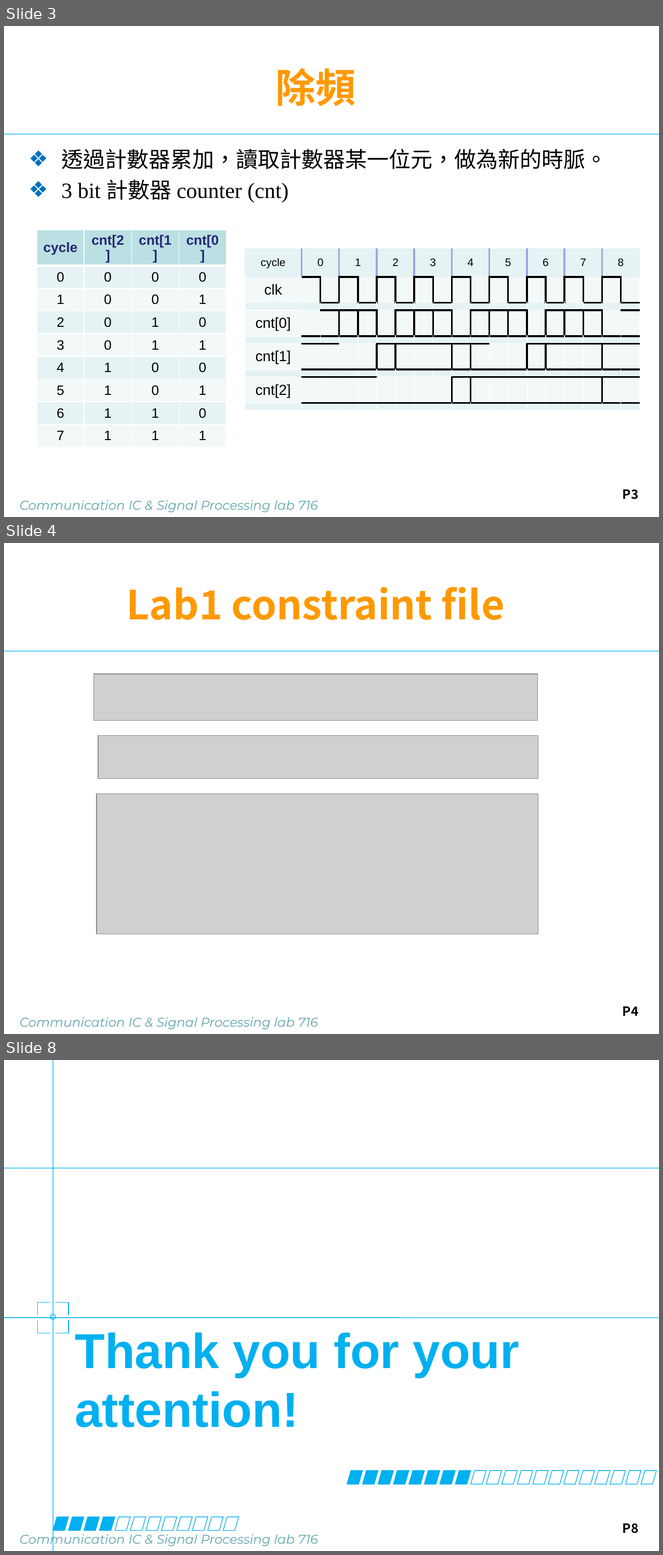
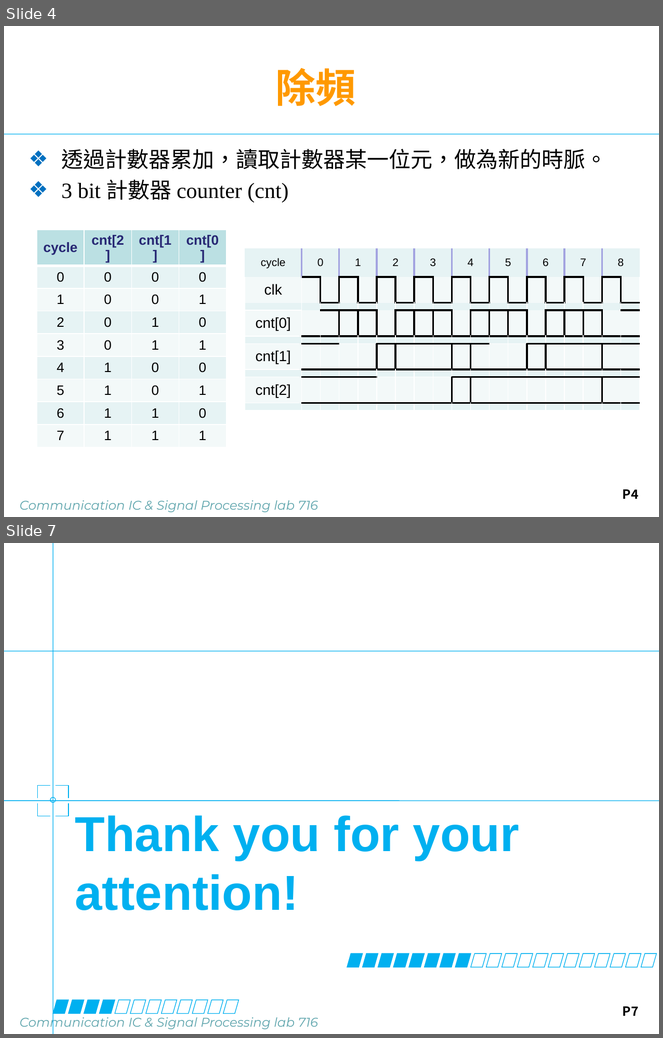
Before and after one commit to putoze/FPGA, a slide deck: lab1/lab1_e/Lab1_Flash_LED.pptx. Shown one above the other, each under a label of ours: slides 3, 4 and 8 before the commit, slides 4 and 7 after it; the slides between them are not shown. The pictures are 663x1555 and 663x1038 pixels, drawn with LibreOffice and Linux fonts; fonts in the diff are those of the drawing; grey boxes stand for pictures; background and template pictures are left out. Boxes give left, top, right and bottom in pixels: in the first picture for what was removed or moved away, otherwise in the second. Text is boxed around its words. In the diff, an @@ line names an element or a change of style, - is before the commit and + after.

```diff
--- a/lab1/lab1_e/Lab1_Flash_LED.pptx
+++ b/lab1/lab1_e/Lab1_Flash_LED.pptx
@@ slide 4 removed at [4, 543, 659, 1034], background #FFFFFF; not listed: 3 template elements that a slide beside it also shows @@
@@ title removed at [126, 587, 505, 620] @@
-Lab1 constraint file
@@ picture removed at [94, 674, 538, 720] @@
@@ picture removed at [98, 735, 539, 779] @@
@@ picture removed at [97, 794, 539, 935] @@
@@ what was slide 3 is now slide 4 @@
@@ page number at [623, 489, 639, 499]: text changed @@
-P3
+P4
@@ what was slide 8 is now slide 7 @@
@@ page number at [623, 1006, 639, 1016]: text changed @@
-P8
+P7
```
Also in this commit, not shown: 5 slides changed, 56 other files.
